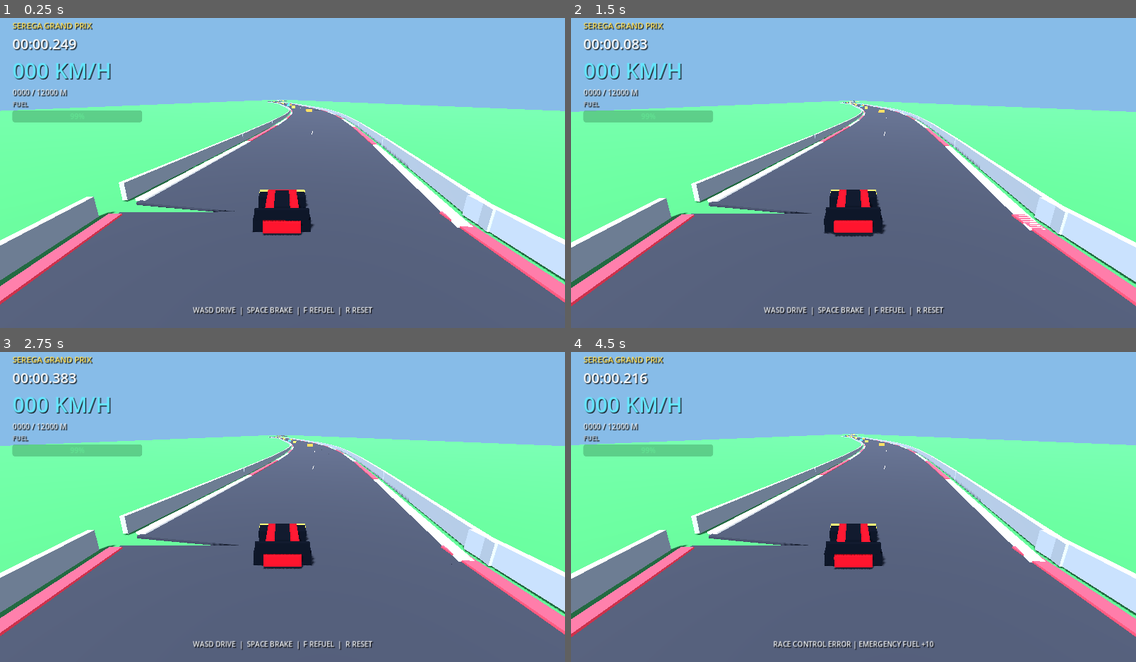
Above: before the commit, frames 1-4 (two rows, left to right).
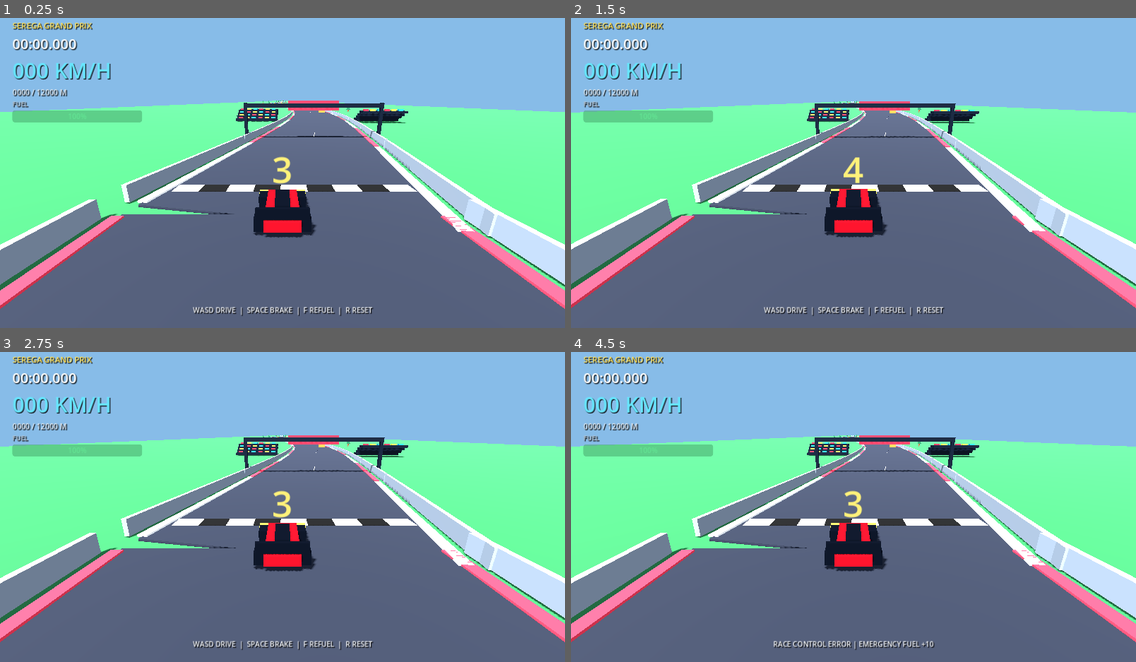
Above: after the commit, the same moments.

Repository: marticampgin/serega-racing
Game: Godot game, scene res://scenes/main.tscn
Same seed, same stepped clock (60 frames per second), same inputs: the game is played once before the commit and once after it.
Inputs:
- Up to frame 1 (0.25 s): no input
- Up to frame 2 (1.5 s): hold D 0.53-1.28 s; hold R 0.53-1.28 s; tap Space at 0.77 s; tap Enter at 1.25 s; hold S from 1.28 s (still down); tap R at 1.35 s
- Up to frame 3 (2.75 s): tap Space at 1.52 s; release S at 2.03 s; hold D from 2.03 s (still down); hold F from 2.03 s (still down); tap R at 2.3 s
- Up to frame 4 (4.5 s): release D at 2.78 s; release F at 2.78 s; hold W 2.78-3.53 s; tap R at 2.85 s; tap Space at 3.02, 3.77 s; hold R 3.53-4.28 s; hold A from 3.53 s (still down); tap F at 4.35 s

The runs differ from the first frame. In frame 1, 8.0% of the frame differs, in the area x 0-100%, y 6-94%; in frame 2, 5.2%; in frame 3, 8.0%; in frame 4, 8.0%.

Commit message:
Polish starting grid and trackside scenery

Diff:
--- a/scripts/main.gd
+++ b/scripts/main.gd
@@ -28,12 +28,16 @@
 var status_label: Label
 var fuel_bar: ProgressBar
 var start_position := Vector3.ZERO
+var countdown_label: Label
+var countdown_time := 3.2
+var go_flash_time := 0.0
 
 
 func _ready() -> void:
 	rng.seed = Time.get_unix_time_from_system() as int
 	build_world()
 	build_track()
+	build_scenery()
 	build_car()
 	build_obstacles()
 	build_hud()
@@ -96,6 +100,20 @@
 	return root
 
 
+func add_cylinder(parent: Node, radius: float, height: float, position: Vector3, material: Material, top_radius := -1.0) -> MeshInstance3D:
+	var instance := MeshInstance3D.new()
+	var mesh := CylinderMesh.new()
+	mesh.bottom_radius = radius
+	mesh.top_radius = radius if top_radius < 0.0 else top_radius
+	mesh.height = height
+	mesh.radial_segments = 8
+	mesh.material = material
+	instance.mesh = mesh
+	instance.position = position
+	parent.add_child(instance)
+	return instance
+
+
 func build_world() -> void:
 	var environment := WorldEnvironment.new()
 	var env := Environment.new()
@@ -137,8 +155,51 @@
 			add_box(self, Vector3(0.12, 0.025, 5.0), Vector3(x, 0.02, z), line_mat, false, heading)
 	# Start and finish markings.
 	for lane in range(-4, 5):
+		var start_color := Color.WHITE if lane % 2 == 0 else Color("111111")
+		add_box(self, Vector3(1.8, 0.04, 1.2), Vector3(center_x(-4.0) + lane * 1.8, 0.04, -4.0), make_material(start_color))
+	for lane in range(-4, 5):
 		var color := Color.WHITE if lane % 2 == 0 else Color("111111")
 		add_box(self, Vector3(1.8, 0.04, 1.2), Vector3(center_x(-TRACK_LENGTH) + lane * 1.8, 0.04, -TRACK_LENGTH), make_material(color))
+
+
+func build_scenery() -> void:
+	var trunk := make_material(Color("6b4328"))
+	var leaves_dark := make_material(Color("174f35"), 0.0, 0.9)
+	var leaves_light := make_material(Color("2f8952"), 0.0, 0.9)
+	var steel := make_material(Color("202936"), 0.55, 0.35)
+	var yellow := make_material(Color("ffd43b"), 0.15, 0.45)
+	var red := make_material(Color("e52c3c"), 0.15, 0.45)
+	var blue := make_material(Color("2486d1"), 0.15, 0.45)
+	# A start gantry and simple grandstands give the opening grid a race-day identity.
+	var gantry_z := -24.0
+	var gantry_x := center_x(gantry_z)
+	add_box(self, Vector3(0.45, 5.5, 0.45), Vector3(gantry_x - 10.0, 2.7, gantry_z), steel)
+	add_box(self, Vector3(0.45, 5.5, 0.45), Vector3(gantry_x + 10.0, 2.7, gantry_z), steel)
+	add_box(self, Vector3(20.4, 0.55, 0.65), Vector3(gantry_x, 5.1, gantry_z), steel)
+	add_box(self, Vector3(7.5, 1.35, 0.35), Vector3(gantry_x, 5.05, gantry_z - 0.38), red)
+	for light_index in range(5):
+		add_cylinder(self, 0.18, 0.18, Vector3(gantry_x - 1.45 + light_index * 0.72, 4.95, gantry_z - 0.65), yellow)
+	for side in [-1.0, 1.0]:
+		var stand_x: float = center_x(-58.0) + float(side) * 17.5
+		for tier in range(4):
+			add_box(self, Vector3(12.0, 0.65, 3.0), Vector3(stand_x, 0.5 + tier * 0.75, -58.0 + side * tier * 1.5), steel)
+			for seat in range(6):
+				var seat_mat: Material = [red, yellow, blue][(seat + tier) % 3]
+				add_box(self, Vector3(1.2, 0.5, 0.8), Vector3(stand_x - 4.8 + seat * 1.9, 1.0 + tier * 0.75, -58.0 + side * tier * 1.5), seat_mat)
+	# Sparse low-poly trees create speed cues without cluttering the racing line.
+	var scenery_z := -115.0
+	var tree_index := 0
+	while scenery_z > -TRACK_LENGTH:
+		var heading := track_heading(scenery_z)
+		var lateral := Vector3(cos(heading), 0.0, -sin(heading))
+		for side in [-1.0, 1.0]:
+			var offset := float(side) * (15.0 + rng.randf_range(0.0, 11.0))
+			var tree_position := Vector3(center_x(scenery_z), 0, scenery_z) + lateral * offset
+			var height := rng.randf_range(3.8, 6.4)
+			add_cylinder(self, 0.25, height * 0.42, tree_position + Vector3.UP * height * 0.21, trunk)
+			add_cylinder(self, height * 0.27, height * 0.68, tree_position + Vector3.UP * height * 0.64, leaves_light if tree_index % 3 == 0 else leaves_dark, 0.05)
+			tree_index += 1
+		scenery_z -= rng.randf_range(75.0, 125.0)
 
 
 func build_car() -> void:
@@ -250,6 +311,15 @@
 	status_label.offset_bottom = -18.0
 	status_label.horizontal_alignment = HORIZONTAL_ALIGNMENT_CENTER
 	layer.add_child(status_label)
+	# Keep the countdown on a separate, modest font atlas for broad GL compatibility.
+	countdown_label = Label.new()
+	countdown_label.text = "3"
+	countdown_label.add_theme_font_size_override("font_size", 82)
+	countdown_label.add_theme_color_override("font_color", Color("fff27a"))
+	countdown_label.set_anchors_and_offsets_preset(Control.PRESET_FULL_RECT)
+	countdown_label.horizontal_alignment = HORIZONTAL_ALIGNMENT_CENTER
+	countdown_label.vertical_alignment = VERTICAL_ALIGNMENT_CENTER
+	layer.add_child(countdown_label)
 
 
 func build_refuel_client() -> void:
@@ -273,7 +343,22 @@
 	refuel_key_down = refuel_pressed
 	if Input.is_key_pressed(KEY_R):
 		reset_car()
-	if race_active:
+	if countdown_time > 0.0:
+		countdown_time = maxf(0.0, countdown_time - delta)
+		countdown_label.text = str(maxi(1, ceili(countdown_time)))
+		speed = 0.0
+		car.velocity = Vector3.ZERO
+		if countdown_time <= 0.0:
+			go_flash_time = 0.8
+			countdown_label.text = "GO!"
+	elif go_flash_time > 0.0:
+		go_flash_time = maxf(0.0, go_flash_time - delta)
+		countdown_label.modulate.a = clampf(go_flash_time * 2.0, 0.0, 1.0)
+		elapsed += delta
+		update_car(delta)
+		update_progress(delta)
+	elif race_active:
+		countdown_label.visible = false
 		elapsed += delta
 		update_car(delta)
 		update_progress(delta)
@@ -389,6 +474,11 @@
 	status_label.text = "WASD DRIVE  |  SPACE BRAKE  |  F REFUEL  |  R RESET"
 	refuel_in_progress = false
 	refuel_cooldown = 0.0
+	countdown_time = 3.2
+	go_flash_time = 0.0
+	countdown_label.visible = true
+	countdown_label.modulate.a = 1.0
+	countdown_label.text = "3"
 
 
 # Public hook for the webcam/Gemini service integration.
